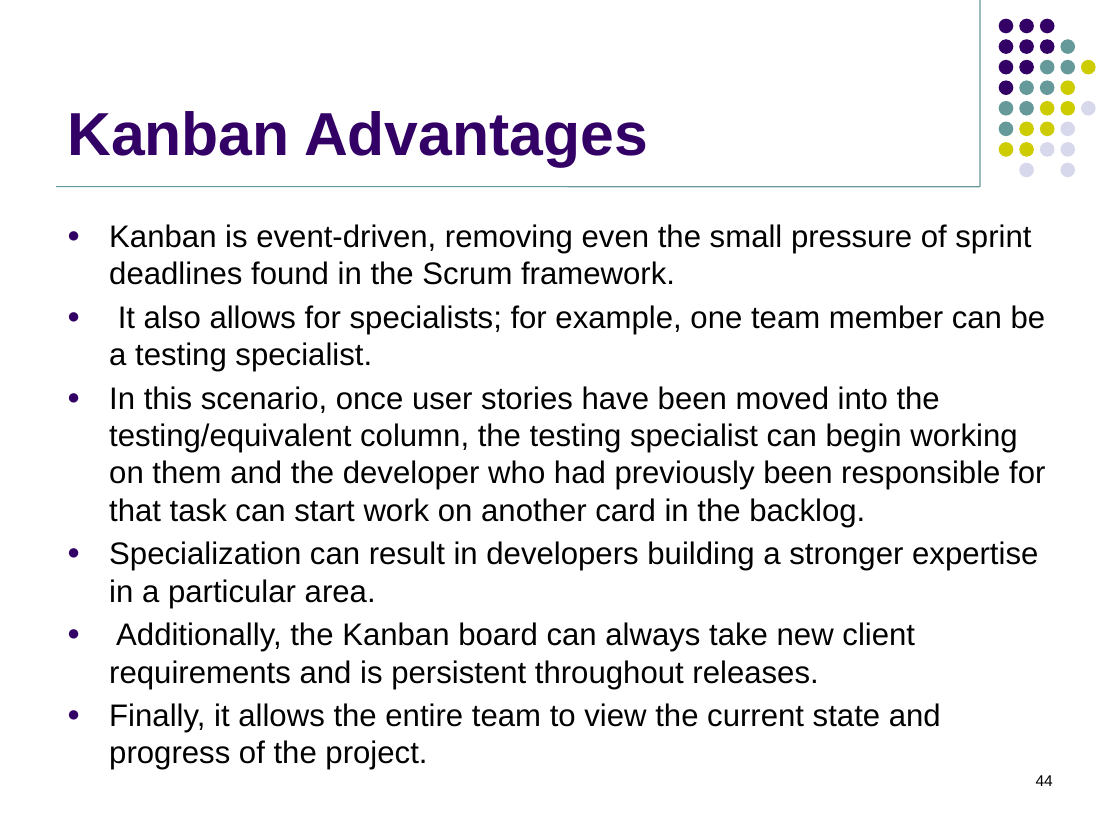
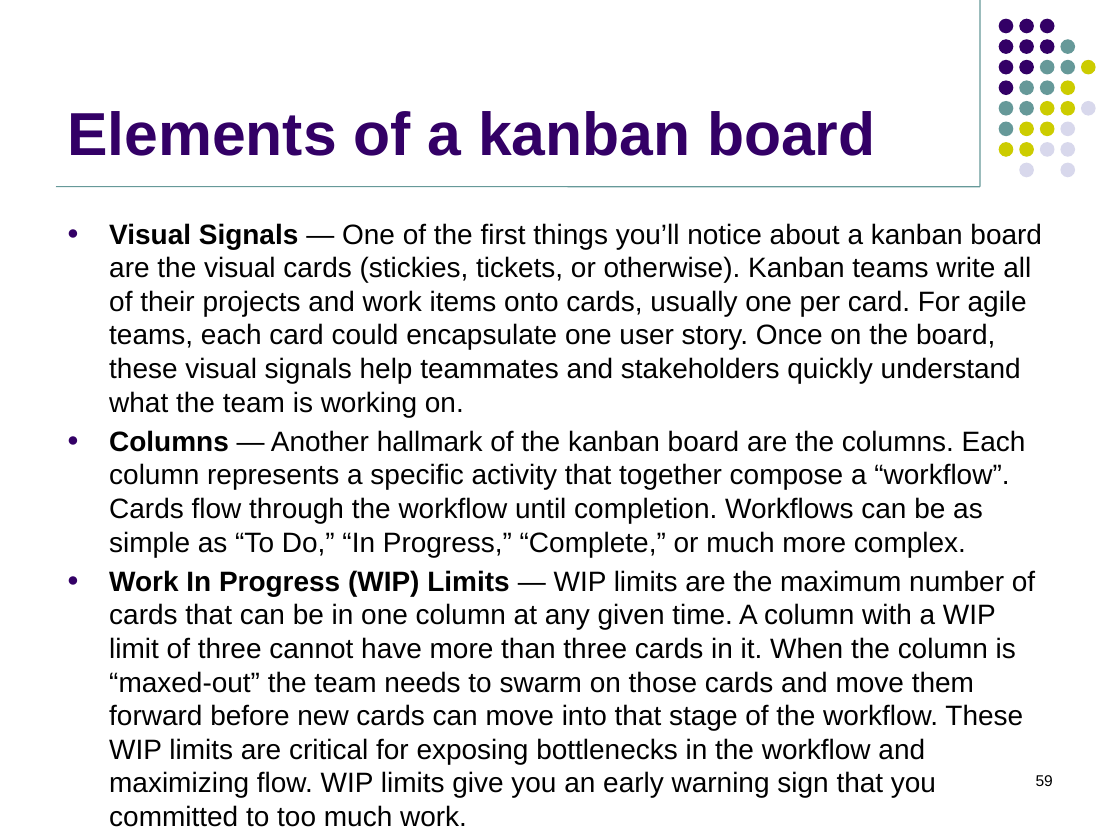
Before and after one commit to jasdhiratrevature/TrainingSlides, a slide deck: slide 59 of SLDC/SDLC.pptx (slide 44 before the commit). Drawn at 1120x840 pixels with LibreOffice and Linux fonts; fonts in the diff are those of the drawing; background and template pictures are left out. Boxes give left, top, right and bottom in pixels: in the first picture for what was removed or moved away, otherwise in the second. Text is boxed around its words. In the diff, an @@ line names an element or a change of style, - is before the commit and + after.

```diff
--- a/SLDC/SDLC.pptx
+++ b/SLDC/SDLC.pptx
@@ title at bbox=[67, 111, 875, 156]: text changed @@
-Kanban Advantages
+Elements of a kanban board
@@ text at bbox=[109, 223, 1042, 764]: text changed; size 20 to 18 pt @@
-● Kanban is event-driven, removing even the small pressure of sprint deadlines found in the Scrum framework.
-● It also allows for specialists; for example, one team member can be a testing specialist.
-● In this scenario, once user stories have been moved into the testing/equivalent column, the testing specialist can begin working on them and the developer who had previously been responsible for that task can start work on another card in the backlog.
-● Specialization can result in developers building a stronger expertise in a particular area.
-● Additionally, the Kanban board can always take new client requirements and is persistent throughout releases.
-● Finally, it allows the entire team to view the current state and progress of the project.
+● Visual Signals — One of the first things you’ll notice about a kanban board are the visual cards (stickies, tickets, or otherwise). Kanban teams write all of their projects and work items onto cards, usually one per card. For agile teams, each card could encapsulate one user story. Once on the board, these visual signals help teammates and stakeholders quickly understand what the team is working on.
+● Columns — Another hallmark of the kanban board are the columns. Each column represents a specific activity that together compose a “workflow”. Cards flow through the workflow until completion. Workflows can be as simple as “To Do,” “In Progress,” “Complete,” or much more complex.
+● Work In Progress (WIP) Limits — WIP limits are the maximum number of cards that can be in one column at any given time. A column with a WIP limit of three cannot have more than three cards in it. When the column is “maxed-out” the team needs to swarm on those cards and move them forward before new cards can move into that stage of the workflow. These WIP limits are critical for exposing bottlenecks in the workflow and maximizing flow. WIP limits give you an early warning sign that you committed to too much work.
@@ page number at bbox=[1036, 775, 1053, 786]: text changed @@
-44
+59
```
Also in this commit, not shown: 10 other slides changed, 25 slides added.
